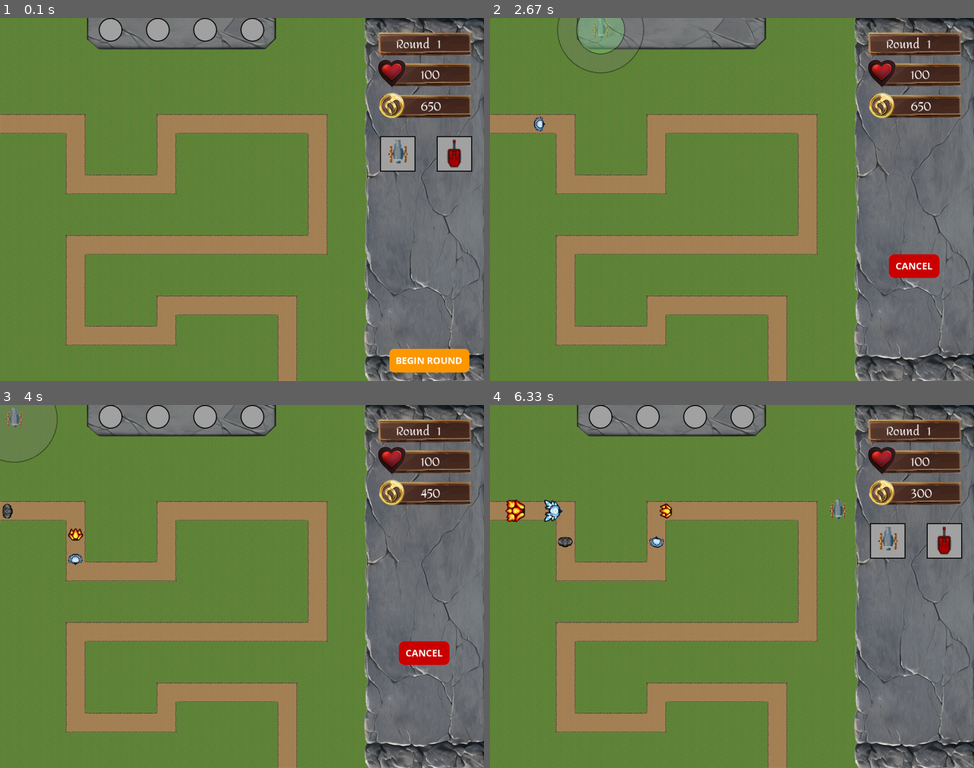
Above: before the commit, frames 1-4 (two rows, left to right).
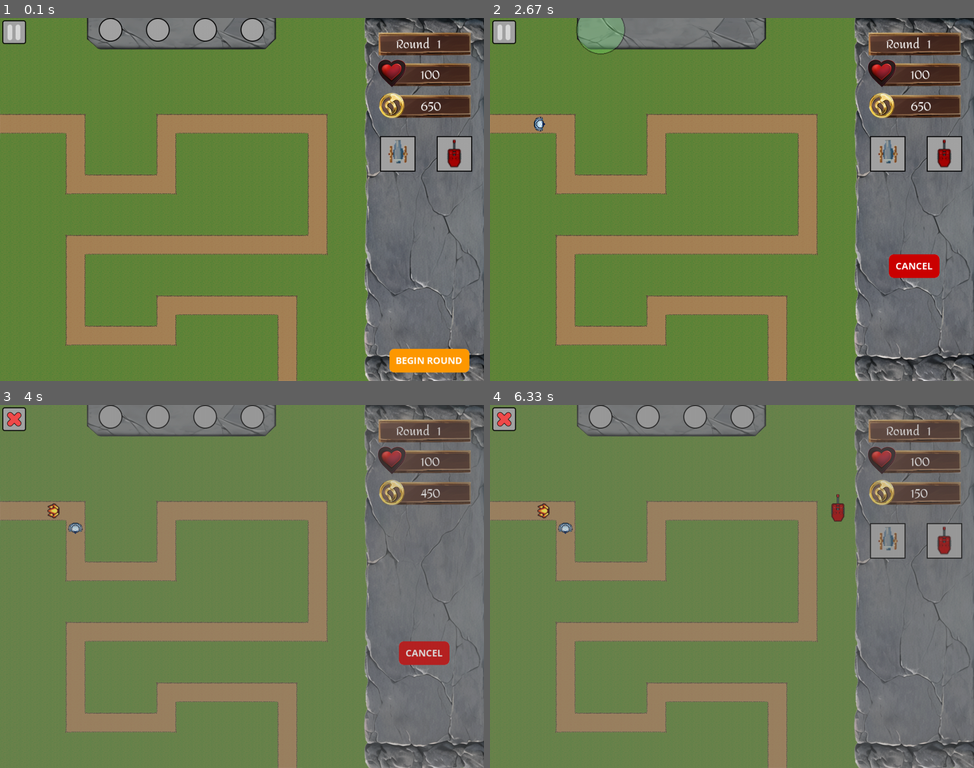
Above: after the commit, the same moments.

Repository: peter5454/PyGame
Game: pygame game, started from main.py
The game is run twice, just before and just after one commit, with the same random seed, the same clock (stepped at 60 frames per second) and the same inputs.
Inputs (mouse positions are in pixels of both pictures, inside the frame that each line leads up to):
- Up to frame 1 (0.1 s): no input
- Up to frame 2 (2.67 s): click (732, 199) at 0.38 s; click (504, 32) at 0.72 s; click (504, 32) at 1.22 s; click (920, 359) at 1.72 s; click (886, 152) at 2.05 s; click (601, 28) at 2.38 s
- Up to frame 3 (4 s): click (227, 524) at 2.72 s; click (454, 539) at 3.05 s; click (14, 419) at 3.38 s
- Up to frame 4 (6.33 s): click (833, 521) at 4.38 s; click (843, 495) at 4.72 s; click (751, 571) at 5.05 s

The runs differ from the first frame. In frame 1, 0.3% of the frame differs, in the area x 0-6%, y 0-8%; in frame 2, 1.9%; in frame 3, 3.8%; in frame 4, 3.9%, in the area x 0-100%, y 0-100%.

Commit message:
started on pause menu

Diff:
--- a/buttons.py
+++ b/buttons.py
@@ -28,3 +28,5 @@
             surface.blit(self.image, self.rect)
 
         return action
+    def draw2(self,surface):
+        surface.blit(self.image, self.rect)
--- a/main.py
+++ b/main.py
@@ -31,6 +31,7 @@
 placing_ability = False
 turret_time = 0
 active_airstrike = None
+paused = False
 counter = 0
 
 #load images
@@ -44,6 +45,7 @@
 gold_bar = pg.image.load('assets/images/ui_backgrounds/gold_bar.png').convert_alpha()
 airstrike_banner = pg.image.load('assets/images/ui_backgrounds/airstrike_banner.png').convert_alpha()
 airstrike_ability_image = pg.image.load('assets/images/ui_backgrounds/airstrike_ability.png').convert_alpha()
+
 
 
 #enemies
@@ -76,6 +78,8 @@
 restart_image = pg.image.load('assets/images/buttons/restart.png').convert_alpha()
 upgrade_image = pg.image.load('assets/images/buttons/upgrade_turret.png').convert_alpha()
 sell_image = pg.image.load('assets/images/buttons/sell.png').convert_alpha()
+pause_button_image = pg.image.load('assets/images/buttons/pause_button.png').convert_alpha()
+exit_button_image = pg.image.load('assets/images/buttons/exit_button.png').convert_alpha()
 
 #create groups
 enemy_group = pg.sprite.Group()
@@ -93,6 +97,9 @@
 airstrike_ability2 = Button((c.SCREEN_WIDTH-c.SIDE_PANEL)/2 - 75, 0, airstrike_ability_image)
 airstrike_ability3 = Button((c.SCREEN_WIDTH-c.SIDE_PANEL)/2 + 25, 0, airstrike_ability_image)
 airstrike_ability4 = Button((c.SCREEN_WIDTH-c.SIDE_PANEL)/2 + 125, 0, airstrike_ability_image)
+pause_button = Button(5,5, pause_button_image)
+exit_button = Button(5,5, exit_button_image)
+
 
 
 #load json data for level
@@ -329,7 +336,8 @@
         else:
           turret_equipped = None
 
-
+    if placing_turrets and placing_ability:
+      placing_turrets = False
     if placing_turrets == True:
       cursort_rect = cursor_turret.get_rect()
       cursor_pos = pg.mouse.get_pos()
@@ -398,30 +406,63 @@
       if counter >= active_airstrike.waves:
         counter = 0
         active_airstrike = None
-
+    if pause_button.draw(screen):
+        paused = True
+        game_over = True
 
   else:
     #game is over
-    pg.draw.rect(screen, "dodgerblue", (200, 200, 400, 200), border_radius = 30)
-    if game_outcome == -1:
-      draw_text("GAME OVER", large_font, "grey0", 310, 230)
-    elif game_outcome == 1:
-      draw_text("YOU WIN", large_font, "grey0", 315, 230)
+    if paused == True:
+
+      if placing_ability == False:
+        airstrike_ability.draw2(screen)
+        airstrike_ability2.draw2(screen)
+        airstrike_ability3.draw2(screen)
+        airstrike_ability4.draw2(screen)
+
+      if selected_turret is not None:
+        upgrade_button.draw2(screen)
+        sell_button.draw2(screen)
+
+      if not placing_turrets and selected_turret is None:
+        turret_button.draw2(screen)
+        turret_button2.draw2(screen)
+      if placing_ability or selected_turret or placing_turrets:
+        cancel_button.draw2(screen)
+      draw_circ(128,128,128,1000,(c.SCREEN_WIDTH/2,c.SCREEN_HEIGHT/2))
+
+      if exit_button.draw(screen):
+        game_over = False
+        paused = False
+
+
+
+
+
+
+
+    if paused == False and game_over == True:
+
+      pg.draw.rect(screen, "dodgerblue", (200, 200, 400, 200), border_radius = 30)
+      if game_outcome == -1:
+        draw_text("GAME OVER", large_font, "grey0", 310, 230)
+      elif game_outcome == 1:
+        draw_text("YOU WIN", large_font, "grey0", 315, 230)
 
 
     #restart level
-    if restart_button.draw(screen):
-      game_over = False
-      level_started = False
-      placing_turrets = False
-      selected_turret = None
-      last_enemy_spawn = pg.time.get_ticks()
-      world = World(world_data, map_image)
-      world.process_data()
-      world.process_enemies()
+      if restart_button.draw(screen):
+        game_over = False
+        level_started = False
+        placing_turrets = False
+        selected_turret = None
+        last_enemy_spawn = pg.time.get_ticks()
+        world = World(world_data, map_image)
+        world.process_data()
+        world.process_enemies()
       #empty groups
-      enemy_group.empty()
-      turret_group.empty()
+        enemy_group.empty()
+        turret_group.empty()
 
 
   #event handler
@@ -433,7 +474,7 @@
     if event.type == pg.MOUSEBUTTONDOWN and event.button == 1:
       mouse_pos = pg.mouse.get_pos()
       #check if mouse is on the game area
-      if mouse_pos[0] < c.SCREEN_WIDTH - c.SIDE_PANEL and mouse_pos[1] > c.SCREEN_HEIGHT-700:
+      if mouse_pos[0] < c.SCREEN_WIDTH - c.SIDE_PANEL and mouse_pos[1] > c.SCREEN_HEIGHT-680:
         selected_turret = None
         clear_selected()
         if placing_turrets == True:
Binary file added: assets/images/buttons/Exit_button.png
Binary file added: assets/images/buttons/Pause_button.png
